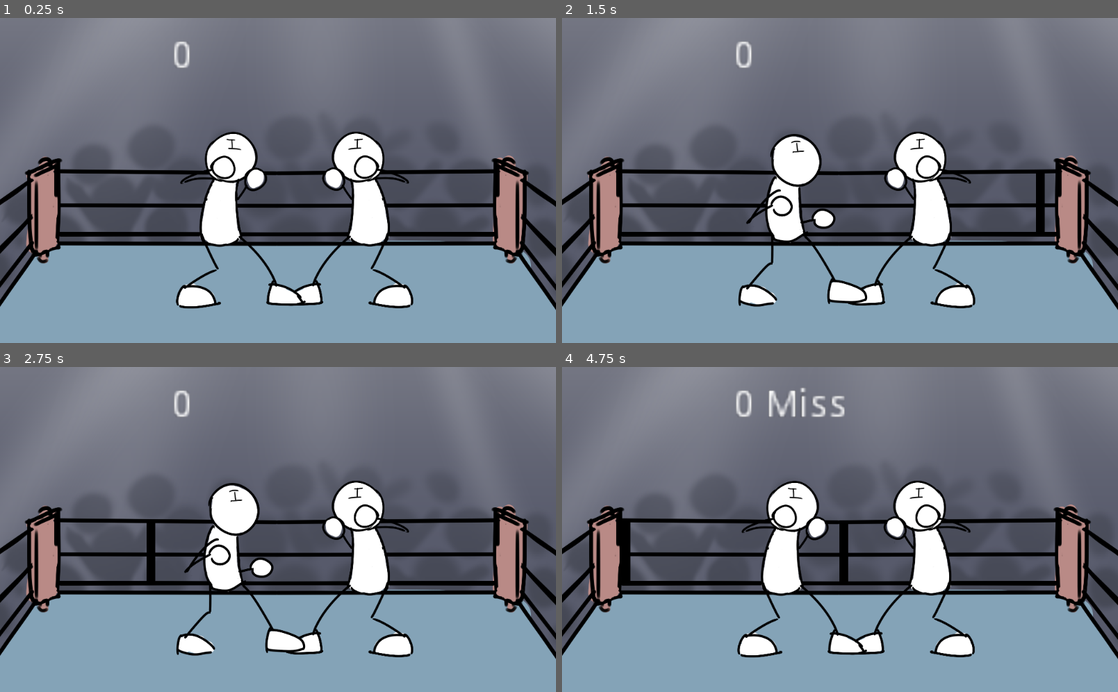
Above: before the commit, frames 1-4 (two rows, left to right).
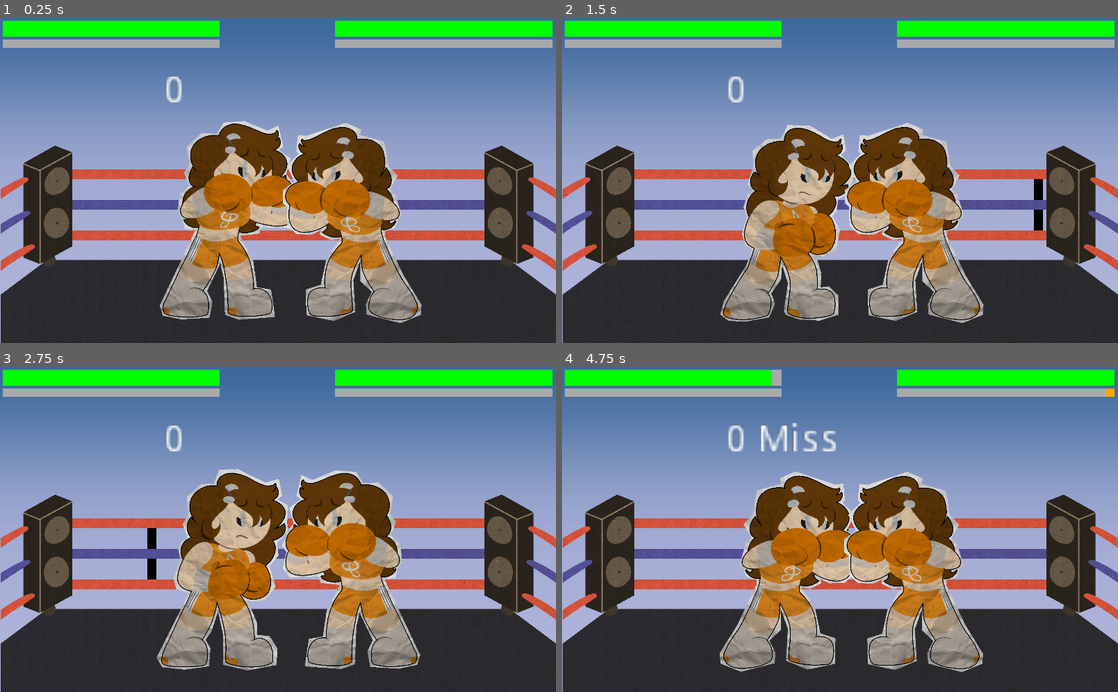
Above: after the commit, the same moments.

Repository: Boyquotes/melody-boxing
Game: Godot game, scene res://room/ring.tscn
The game is run twice, just before and just after one commit, with the same random seed, the same clock (stepped at 60 frames per second) and the same inputs.
Inputs:
- Up to frame 1 (0.25 s): no input
- Up to frame 2 (1.5 s): hold Right (ui_right) 0.53-1.28 s; hold Down (ui_down) from 1.28 s (still down)
- Up to frame 3 (2.75 s): release Down (ui_down) at 2.03 s; hold Right (ui_right) from 2.03 s (still down)
- Up to frame 4 (4.75 s): release Right (ui_right) at 2.78 s; hold Up (ui_up) 2.78-3.53 s; hold Left (ui_left) from 3.53 s (still down)

The runs differ from the first frame. In frame 1, 100% of the frame differs, in the area x 0-100%, y 0-100%; in frame 2, 99%; in frame 3, 99%; in frame 4, 100%.

Commit message:
Add HP/SP and update sprites

Diff:
--- a/project.godot
+++ b/project.godot
@@ -19,15 +19,16 @@
 run/main_scene="res://room/ring.tscn"
 config/icon="res://icon.png"
 
-[autoload]
-
-Global="*res://script/Global.gd"
-
 [debug]
 
 settings/fps/force_fps=60
 
+[display]
+
+window/stretch/mode="2d"
+window/stretch/aspect="keep"
+
 [rendering]
 
 quality/driver/driver_name="GLES2"
-environment/default_environment="res://default_env.tres"
+vram_compression/import_etc=true
--- a/room/character.gd
+++ b/room/character.gd
@@ -17,7 +17,7 @@
 	DEFL_DOWN = "defl_down"
 }
 
-var character = Global.Character.TEMPLATE;
+#var character = Global.Character.TEMPLATE;
 var direction = -1;
 var actionTimer = 0;
 var shakeTimer = 0;
@@ -44,7 +44,21 @@
 var blockEffectPos = [];
 var burstEffectPos = [];
 
+#Health points of the character
+var maxHp = 100.0;
+var hp = 100.0;
+var maxSp = 100.0;
+var sp = 0.0;
+
+#Stats
+var comboToSp = 30;
+var baseAtk = 1.0;
+var maxSpMult = 1.5;
+var maxJudgeMult = 1.5;
+var enemySpInc = 2;
+
 func _ready():
+	z_index = 50;
 	speed_scale = 2;
 	originalPos = self.position;
 
@@ -72,6 +86,7 @@
 	default_pose();
 
 func attack(movement = false):
+	z_index = 100;
 	if stance==Stance.UP:
 		play(Anim.ATTACK_UP);
 	else:
@@ -129,6 +144,7 @@
 
 func default_pose():
 	if(!playing || animation in [Anim.IDLE_UP, Anim.IDLE_DOWN, Anim.DEFL_UP, Anim.DEFL_DOWN] ):
+		z_index = 50;
 		if stance==Stance.UP:
 			if pose==Pose.IDLE:
 				play(Anim.IDLE_UP);
@@ -141,7 +157,7 @@
 				play(Anim.DEFL_DOWN);
 
 func _process(delta):
-	if(actionDelay>0):
+	if(actionDelay > 0):
 		actionDelay -= 1;
 	else:
 		if(pounceTimer>0.01):
--- a/room/ring.gd
+++ b/room/ring.gd
@@ -65,6 +65,16 @@
 		if(x_ratio[i] != 1):
 			draw_texture($spr_note.texture , Vector2(END_POS.x + (START_POS.x - END_POS.x) * x_ratio[i], START_POS.y));
 
+	draw_rect(Rect2(Vector2(-position.x*2+10,-position.y*2+10), Vector2(800, 60)), Color.darkgray);
+	draw_rect(Rect2(Vector2(position.x*2-10,-position.y*2+10), Vector2(-800, 60)), Color.darkgray);
+	draw_rect(Rect2(Vector2(-position.x*2+10,-position.y*2+10), Vector2(800*(player.hp/player.maxHp), 60)), Color.green);
+	draw_rect(Rect2(Vector2(position.x*2-10,-position.y*2+10), Vector2(-800*(enemy.hp/enemy.maxHp), 60)), Color.green);
+
+	draw_rect(Rect2(Vector2(-position.x*2+10,-position.y*2+80), Vector2(800, 30)), Color.darkgray);
+	draw_rect(Rect2(Vector2(position.x*2-10,-position.y*2+80), Vector2(-800, 30)), Color.darkgray);
+	draw_rect(Rect2(Vector2(-position.x*2+10,-position.y*2+80), Vector2(800*(player.sp/player.maxSp), 30)), Color.orange);
+	draw_rect(Rect2(Vector2(position.x*2-10,-position.y*2+80), Vector2(-800*(enemy.sp/enemy.maxSp), 30)), Color.orange);
+
 #	x_ratio = -(song_pos - (song_start + song_offset + song_beat * (1/song_bpf))) / 100.0;
 #	print_debug(x_ratio);
 
@@ -83,18 +93,18 @@
 	if ev.is_action_pressed(attack_btn) || ev.is_action_pressed(defend_btn) :
 		if(song_pos < check_window + JD_PERFECT &&
 			song_pos > check_window - JD_PERFECT):
-			combo += 1;
-			song_beat += 1;
+			increaseCombo();
+			increaseBeat();
 			judge = "Perfect";
 			if(ev.is_action_pressed(attack_btn)):
-				player_attack();
+				player_attack(true);
 			if(ev.is_action_pressed(defend_btn)):
-				player_defend();
+				player_defend(true);
 
 		elif(song_pos < check_window + JD_FAIR &&
 			song_pos > check_window - JD_FAIR):
-			combo += 1;
-			song_beat += 1;
+			increaseCombo();
+			increaseBeat();
 			judge = "Good";
 			if(ev.is_action_pressed(attack_btn)):
 				player_attack();
@@ -103,8 +113,8 @@
 
 		elif(song_pos < check_window + JD_BAD &&
 			song_pos > check_window - JD_BAD):
-			combo = 0;
-			song_beat += 1;
+			resetCombo();
+			increaseBeat();
 			judge = "Bad";
 			player_miss();
 
@@ -121,12 +131,15 @@
 func stance_down():
 	player.set_stance(player.Stance.DOWN);
 
-func player_attack():
+func player_attack(perf = false):
 	if(enemy.pose == enemy.Pose.IDLE):
 		#If enemy is attacking
+		var tempStance =  player.stance;
 		player.set_stance(enemy.stance);
 		player.hit(true);
 		enemy.attack(true);
+		dealDamage(enemy, player, true);
+		player.set_stance(tempStance);
 	else:
 		if(enemy.pose == enemy.Pose.DEFEND && player.stance != enemy.stance):
 			#If enemy blocks unsuccessfully
@@ -134,6 +147,7 @@
 			enemy.set_stance(player.stance);
 			player.attack(true);
 			enemy.hit(true);
+			dealDamage(player, enemy, perf);
 			enemy.set_stance(tempStance);
 		else:
 			#If enemy blocks attack
@@ -143,28 +157,53 @@
 	enemy.cpu_change_stance();
 
 
-func player_defend():
+func player_defend(perf = false):
 	if(enemy.pose == enemy.Pose.IDLE):
 		if(enemy.stance == player.stance):
 			#If player blocks successfully
 			player.defend(true);
 			enemy.attack(false);
+
+			if(!perf):
+				dealDamage(enemy, player, true, 0.25)
 		else:
 			#If player blocks unsuccessfully
+			var tempStance =  player.stance;
 			player.set_stance(enemy.stance);
 			player.hit(true);
 			enemy.attack(true);
+			player.hp -= enemy.baseAtk * enemy.maxJudgeMult * enemy.maxSpMult * enemy.sp/enemy.maxSp;
+			dealDamage(enemy, player, true);
+			player.set_stance(tempStance);
 	else:
 		player.defend(false);
 	enemy.cpu_change_stance();
 
 func player_miss():
 	if(enemy.pose == enemy.Pose.IDLE):
+		var tempStance =  player.stance;
 		player.set_stance(enemy.stance);
 		player.hit(true);
 		enemy.attack(true);
-	enemy.cpu_change_stance();
-
+		dealDamage(enemy, player, true);
+		player.set_stance(tempStance);
+	enemy.cpu_change_stance();
+
+func dealDamage(attacker, victim, perf, mult = 1):
+	var judgeMult = 1;
+	if(perf):
+		judgeMult = attacker.maxJudgeMult;
+	var damage = attacker.baseAtk * judgeMult * attacker.maxSpMult * (1+attacker.sp/attacker.maxSp) * mult;
+	print(damage);
+	victim.hp -= damage;
+
+func increaseCombo():
+	combo += 1;
+	player.sp = min(float(combo)/float(player.comboToSp), 1) * player.maxSp;
+
+func resetCombo():
+	combo = 0;
+	player.sp = 0;
 
 func run():
 	song_pos += 1;
@@ -177,10 +216,13 @@
 		$music.play();
 		return;
 
+func increaseBeat():
+	song_beat += 1;
+	enemy.sp =  min(enemy.sp+enemy.enemySpInc, enemy.maxSp);
 
 func checkBeat():
 	if(song_pos >= song_start + song_offset + song_beat * (1/song_bpf) + JD_BAD):
-		song_beat += 1;
-		combo = 0;
+		increaseBeat();
+		resetCombo();
 		judge = "Miss";
 		player_miss();
--- a/room/ring.tscn
+++ b/room/ring.tscn
@@ -1,7 +1,6 @@
-[gd_scene load_steps=67 format=2]
+[gd_scene load_steps=68 format=2]
 
-[ext_resource path="res://sprite/template/template.tres" type="SpriteFrames" id=1]
-[ext_resource path="res://bg/stage.png" type="Texture" id=2]
+[ext_resource path="res://bg/background.png" type="Texture" id=2]
 [ext_resource path="res://music/pancake.ogg" type="AudioStream" id=3]
 [ext_resource path="res://sprite/note.png" type="Texture" id=4]
 [ext_resource path="res://room/ring.gd" type="Script" id=5]
@@ -65,30 +64,36 @@
 [ext_resource path="res://sprite/effect/burst/burst (8).png" type="Texture" id=63]
 [ext_resource path="res://sprite/effect/burst/burst (7).png" type="Texture" id=64]
 [ext_resource path="res://sprite/effect/burst/burst (11).png" type="Texture" id=65]
+[ext_resource path="res://bg/stage.png" type="Texture" id=66]
+[ext_resource path="res://sprite/melody_p/template.tres" type="SpriteFrames" id=67]
 
 [sub_resource type="SpriteFrames" id=1]
 animations = [ {
+"frames": [ ExtResource( 46 ), ExtResource( 41 ), ExtResource( 56 ), ExtResource( 62 ), ExtResource( 42 ), ExtResource( 43 ), ExtResource( 64 ), ExtResource( 63 ), ExtResource( 58 ), ExtResource( 51 ), ExtResource( 65 ), ExtResource( 60 ), ExtResource( 44 ), ExtResource( 48 ), ExtResource( 45 ), ExtResource( 47 ), ExtResource( 49 ), ExtResource( 50 ), ExtResource( 52 ), ExtResource( 59 ), ExtResource( 54 ), ExtResource( 53 ), ExtResource( 55 ), ExtResource( 57 ), ExtResource( 61 ), ExtResource( 38 ), ExtResource( 37 ), ExtResource( 40 ), ExtResource( 39 ) ],
+"loop": false,
+"name": "burst",
+"speed": 60.0
+}, {
 "frames": [ ExtResource( 22 ), ExtResource( 11 ), ExtResource( 12 ), ExtResource( 13 ), ExtResource( 8 ), ExtResource(  …(442 unchanged characters)…
 "loop": false,
 "name": "block",
 "speed": 60.0
-}, {
-"frames": [ ExtResource( 46 ), ExtResource( 41 ), ExtResource( 56 ), ExtResource( 62 ), ExtResource( 42 ), ExtResource( 43 ), ExtResource( 64 ), ExtResource( 63 ), ExtResource( 58 ), ExtResource( 51 ), ExtResource( 65 ), ExtResource( 60 ), ExtResource( 44 ), ExtResource( 48 ), ExtResource( 45 ), ExtResource( 47 ), ExtResource( 49 ), ExtResource( 50 ), ExtResource( 52 ), ExtResource( 59 ), ExtResource( 54 ), ExtResource( 53 ), ExtResource( 55 ), ExtResource( 57 ), ExtResource( 61 ), ExtResource( 38 ), ExtResource( 37 ), ExtResource( 40 ), ExtResource( 39 ) ],
-"loop": false,
-"name": "burst",
-"speed": 60.0
 } ]
 
 [node name="stage" type="Node2D"]
-position = Vector2( 511.284, 250.194 )
-scale = Vector2( 0.50406, 0.50406 )
+position = Vector2( 511, 250 )
+scale = Vector2( 0.5, 0.5 )
 z_index = -1000
 script = ExtResource( 5 )
 
+[node name="spr_background" type="Sprite" parent="."]
+show_behind_parent = true
+position = Vector2( 1.97141, 100.251 )
+texture = ExtResource( 2 )
+
 [node name="spr_stage" type="Sprite" parent="."]
-show_behind_parent = true
-position = Vector2( 0.102356, -8.68112 )
-texture = ExtResource( 2 )
+position = Vector2( 3.42358, 55.0283 )
+texture = ExtResource( 66 )
 
 [node name="spr_note" type="Sprite" parent="."]
 visible = false
@@ -98,26 +103,27 @@
 texture = ExtResource( 4 )
 
 [node name="spr_left" type="AnimatedSprite" parent="."]
-position = Vector2( -134.431, 244.201 )
+position = Vector2( -167.247, 244.201 )
 z_index = 1
-frames = ExtResource( 1 )
+frames = ExtResource( 67 )
 animation = "idle_up"
 playing = true
 script = ExtResource( 6 )
 
 [node name="spr_right" type="AnimatedSprite" parent="."]
-position = Vector2( 259.232, 243.109 )
-frames = ExtResource( 1 )
+position = Vector2( 259.232, 245.336 )
+frames = ExtResource( 67 )
 animation = "idle_up"
+frame = 3
 playing = true
 flip_h = true
 script = ExtResource( 6 )
 
 [node name="combo" type="RichTextLabel" parent="."]
-margin_left = -390.128
-margin_top = -422.352
-margin_right = -295.128
-margin_bottom = -406.352
+margin_left = -420.99
+margin_top = -296.098
+margin_right = -325.99
+margin_bottom = -280.098
 rect_scale = Vector2( 10, 10 )
 text = "0"
 __meta__ = {
@@ -126,10 +132,11 @@
 
 [node name="music" type="AudioStreamPlayer" parent="."]
 stream = ExtResource( 3 )
+volume_db = -10.722
 
 [node name="spr_effect" type="AnimatedSprite" parent="."]
-position = Vector2( -790.529, -302.851 )
-scale = Vector2( 4.42934, 4.42934 )
+position = Vector2( -1234.66, 319.157 )
+scale = Vector2( 5.81527, 5.81527 )
 z_index = 100
 z_as_relative = false
 frames = SubResource( 1 )
--- /dev/null
+++ b/sprite/melody/template.tres
@@ -0,0 +1,69 @@
+[gd_resource type="SpriteFrames" load_steps=15 format=2]
+
+[ext_resource path="res://sprite/melody/hit_down.png" type="Texture" id=1]
+[ext_resource path="res://sprite/melody/idle_down_1.png" type="Texture" id=2]
+[ext_resource path="res://sprite/melody/punch_down_1.png" type="Texture" id=3]
+[ext_resource path="res://sprite/melody/punch_up_1.png" type="Texture" id=4]
+[ext_resource path="res://sprite/melody/punch_down_2.png" type="Texture" id=5]
+[ext_resource path="res://sprite/melody/punch_up_2.png" type="Texture" id=6]
+[ext_resource path="res://sprite/melody/idle_up_1.png" type="Texture" id=7]
+[ext_resource path="res://sprite/melody/idle_down_2.png" type="Texture" id=8]
+[ext_resource path="res://sprite/melody/hit_up.png" type="Texture" id=9]
+[ext_resource path="res://sprite/melody/idle_down_3.png" type="Texture" id=10]
+[ext_resource path="res://sprite/melody/block_down.png" type="Texture" id=11]
+[ext_resource path="res://sprite/melody/block_up.png" type="Texture" id=12]
+[ext_resource path="res://sprite/melody/idle_up_2.png" type="Texture" id=13]
+[ext_resource path="res://sprite/melody/idle_up_3.png" type="Texture" id=14]
+
+[resource]
+animations = [ {
+"frames": [ ExtResource( 2 ), ExtResource( 1 ), ExtResource( 1 ), ExtResource( 1 ) ],
+"loop": false,
+"name": "hit_down",
+"speed": 5.0
+}, {
+"frames": [ ExtResource( 7 ), ExtResource( 9 ), ExtResource( 9 ), ExtResource( 9 ) ],
+"loop": false,
+"name": "hit_up",
+"speed": 5.0
+}, {
+"frames": [ ExtResource( 12 ), ExtResource( 12 ), ExtResource( 12 ), ExtResource( 12 ) ],
+"loop": false,
+"name": "def_up",
+"speed": 5.0
+}, {
+"frames": [ ExtResource( 11 ), ExtResource( 11 ), ExtResource( 11 ), ExtResource( 11 ) ],
+"loop": true,
+"name": "defl_down",
+"speed": 5.0
+}, {
+"frames": [ ExtResource( 4 ), ExtResource( 6 ), ExtResource( 6 ), ExtResource( 6 ) ],
+"loop": false,
+"name": "atk_up",
+"speed": 5.0
+}, {
+"frames": [ ExtResource( 2 ), ExtResource( 8 ), ExtResource( 10 ), ExtResource( 8 ) ],
+"loop": true,
+"name": "idle_down",
+"speed": 5.0
+}, {
+"frames": [ ExtResource( 11 ), ExtResource( 11 ), ExtResource( 11 ), ExtResource( 11 ) ],
+"loop": false,
+"name": "def_down",
+"speed": 5.0
+}, {
+"frames": [ ExtResource( 3 ), ExtResource( 5 ), ExtResource( 5 ), ExtResource( 5 ) ],
+"loop": false,
+"name": "atk_down",
+"speed": 5.0
+}, {
+"frames": [ ExtResource( 12 ), ExtResource( 12 ), ExtResource( 12 ), ExtResource( 12 ) ],
+"loop": true,
+"name": "defl_up",
+"speed": 5.0
+}, {
+"frames": [ ExtResource( 7 ), ExtResource( 13 ), ExtResource( 14 ), ExtResource( 13 ) ],
+"loop": true,
+"name": "idle_up",
+"speed": 5.0
+} ]
--- /dev/null
+++ b/sprite/melody_p/template.tres
@@ -0,0 +1,69 @@
+[gd_resource type="SpriteFrames" load_steps=15 format=2]
+
+[ext_resource path="res://sprite/melody_p/Bonk Low 2.png" type="Texture" id=1]
+[ext_resource path="res://sprite/melody_p/Block Low 2.png" type="Texture" id=2]
+[ext_resource path="res://sprite/melody_p/Punch 2 Windup 2.png" type="Texture" id=3]
+[ext_resource path="res://sprite/melody_p/Punch Throw 2.png" type="Texture" id=4]
+[ext_resource path="res://sprite/melody_p/Punch 2 Throw 2.png" type="Texture" id=5]
+[ext_resource path="res://sprite/melody_p/Block High 2.png" type="Texture" id=6]
+[ext_resource path="res://sprite/melody_p/Bonk High 2.png" type="Texture" id=7]
+[ext_resource path="res://sprite/melody_p/Idle 4 2.png" type="Texture" id=8]
+[ext_resource path="res://sprite/melody_p/Punch Windup 2.png" type="Texture" id=9]
+[ext_resource path="res://sprite/melody_p/Idle 5 2.png" type="Texture" id=10]
+[ext_resource path="res://sprite/melody_p/Idle 2 Test 2.png" type="Texture" id=13]
+[ext_resource path="res://sprite/melody_p/Idle 3 Test 2.png" type="Texture" id=14]
+[ext_resource path="res://sprite/melody_p/Idle 1 Test 2.png" type="Texture" id=15]
+[ext_resource path="res://sprite/melody_p/Idle 6 2.png" type="Texture" id=16]
+
+[resource]
+animations = [ {
+"frames": [ ExtResource( 8 ), ExtResource( 1 ), ExtResource( 1 ), ExtResource( 1 ) ],
+"loop": false,
+"name": "hit_down",
+"speed": 5.0
+}, {
+"frames": [ ExtResource( 6 ), ExtResource( 6 ), ExtResource( 6 ), ExtResource( 6 ) ],
+"loop": false,
+"name": "def_up",
+"speed": 5.0
+}, {
+"frames": [ ExtResource( 15 ), ExtResource( 7 ), ExtResource( 7 ), ExtResource( 7 ) ],
+"loop": false,
+"name": "hit_up",
+"speed": 5.0
+}, {
+"frames": [ ExtResource( 10 ), ExtResource( 16 ), ExtResource( 10 ), ExtResource( 8 ) ],
+"loop": true,
+"name": "idle_down",
+"speed": 5.0
+}, {
+"frames": [ ExtResource( 2 ), ExtResource( 2 ), ExtResource( 2 ), ExtResource( 2 ) ],
+"loop": true,
+"name": "defl_down",
+"speed": 5.0
+}, {
+"frames": [ ExtResource( 2 ), ExtResource( 2 ), ExtResource( 2 ), ExtResource( 2 ) ],
+"loop": false,
+"name": "def_down",
+"speed": 5.0
+}, {
+"frames": [ ExtResource( 3 ), ExtResource( 5 ), ExtResource( 5 ), ExtResource( 5 ) ],
+"loop": false,
+"name": "atk_down",
+"speed": 5.0
+}, {
+"frames": [ ExtResource( 6 ), ExtResource( 6 ), ExtResource( 6 ), ExtResource( 6 ) ],
+"loop": true,
+"name": "defl_up",
+"speed": 5.0
+}, {
+"frames": [ ExtResource( 9 ), ExtResource( 4 ), ExtResource( 4 ), ExtResource( 4 ) ],
+"loop": false,
+"name": "atk_up",
+"speed": 5.0
+}, {
+"frames": [ ExtResource( 13 ), ExtResource( 14 ), ExtResource( 13 ), ExtResource( 15 ) ],
+"loop": true,
+"name": "idle_up",
+"speed": 5.0
+} ]
Binary file added: bg/background.png
Not shown, added: bg/background.png.import
Binary file changed: bg/stage.png
Binary file added: sprite/melody/block_down.png
Not shown, added: sprite/melody/block_down.png.import
Binary file changed: sprite/melody/block_up.png
Binary file added: sprite/melody/hit_down.png
Not shown, added: sprite/melody/hit_down.png.import
Binary file added: sprite/melody/hit_up.png
Not shown, added: sprite/melody/hit_up.png.import
Binary file added: sprite/melody/idle_down_1.png
Not shown, added: sprite/melody/idle_down_1.png.import
(and 47 more such lines)
